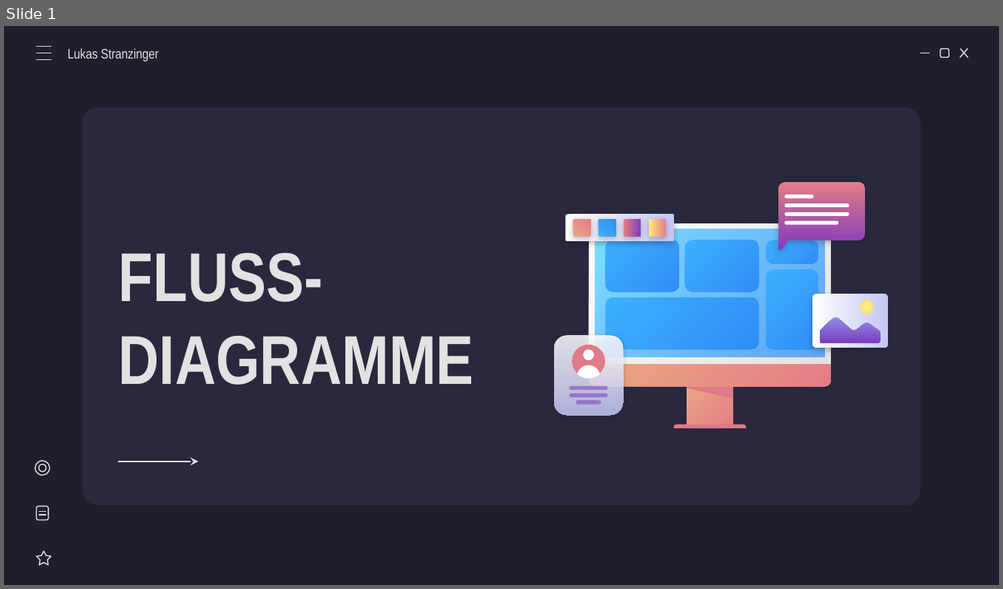
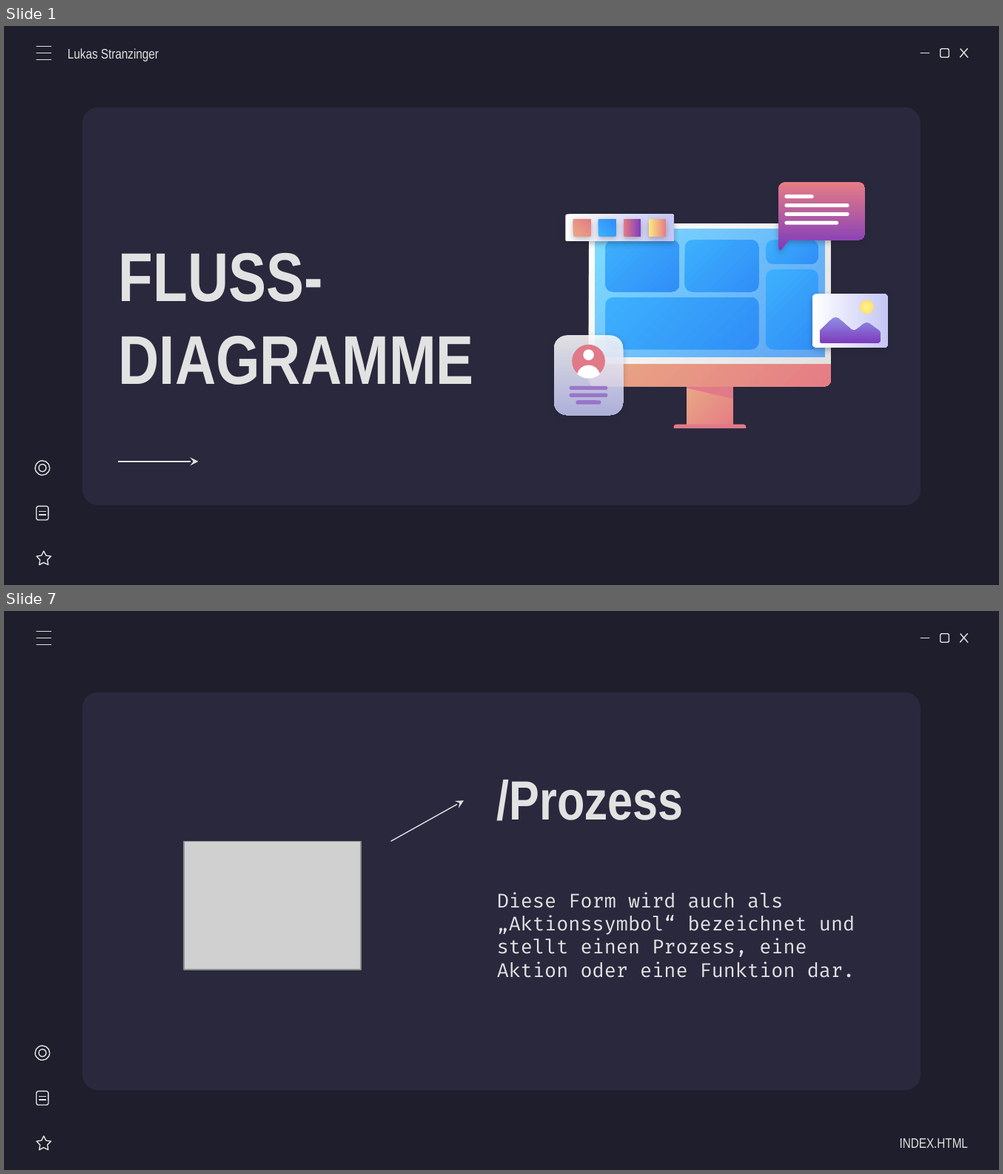
Before and after one commit to AlexanderSchallmeiner/Verhaltensdiagramme, a slide deck: Lukas Stranzinger/FlussdiagrammeV0.1.ppsx. Shown one above the other, each under a label of ours: slide 1 before the commit, slides 1 and 7 after it; the slides between them are not shown. The pictures are 1003x589 and 1003x1174 pixels, drawn with LibreOffice and Linux fonts; fonts in the diff are those of the drawing; grey boxes stand for pictures. Boxes give left, top, right and bottom in pixels: in the first picture for what was removed or moved away, otherwise in the second. Text is boxed around its words. In the diff, an @@ line names an element or a change of style, - is before the commit and + after.

```diff
--- a/Lukas Stranzinger/FlussdiagrammeV0.1.ppsx
+++ b/Lukas Stranzinger/FlussdiagrammeV0.1.ppsx
@@ slide 7 added at <box>4,611,999,1170</box>, background #1E1E2C; not listed: 5 template elements that a slide beside it also shows @@
@@ line added from (37, 632) to (51, 632), #E2E2E2 0.75 pt @@
@@ line added from (37, 645) to (51, 645), #E2E2E2 0.75 pt @@
@@ line added from (37, 638) to (51, 638), #E2E2E2 0.75 pt @@
@@ title added at <box>497,780,683,821</box>, 40 pt, text #E2E2E2, bold @@
+/Prozess
@@ arrow added from (391, 842) to (464, 801), #E2E2E2 0.75 pt @@
@@ picture added at <box>184,842,361,970</box> @@
@@ subtitle added at <box>497,892,854,978</box>, 14 pt, text #E2E2E2 @@
+Diese Form wird auch als „Aktionssymbol“ bezeichnet und stellt einen Prozess, eine Aktion oder eine Funktion dar.
@@ group added at <box>35,1045,52,1150</box>: 2 lines, 2 ellipses, 1 star, 1 rounded rectangle @@
@@ subtitle added at <box>899,1139,967,1148</box>, 10 pt, text #E2E2E2 @@
+INDEX.HTML
```
Also in this commit, not shown: 4 slides changed, 15 other slides added, 3 slides removed.
